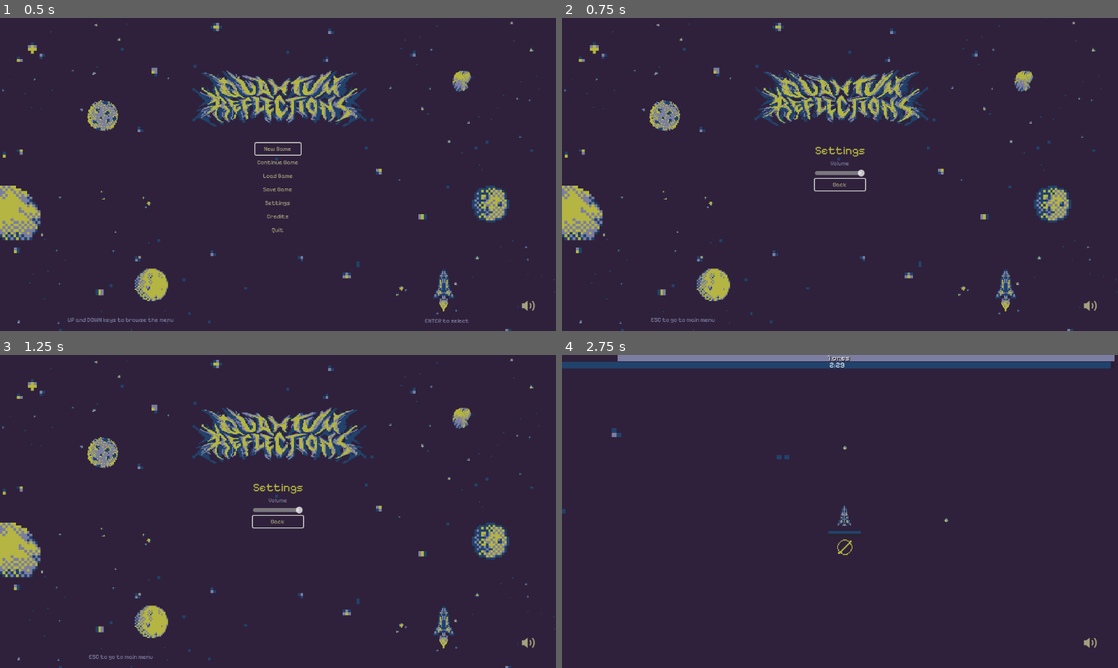
Above: before the commit, frames 1-4 (two rows, left to right).
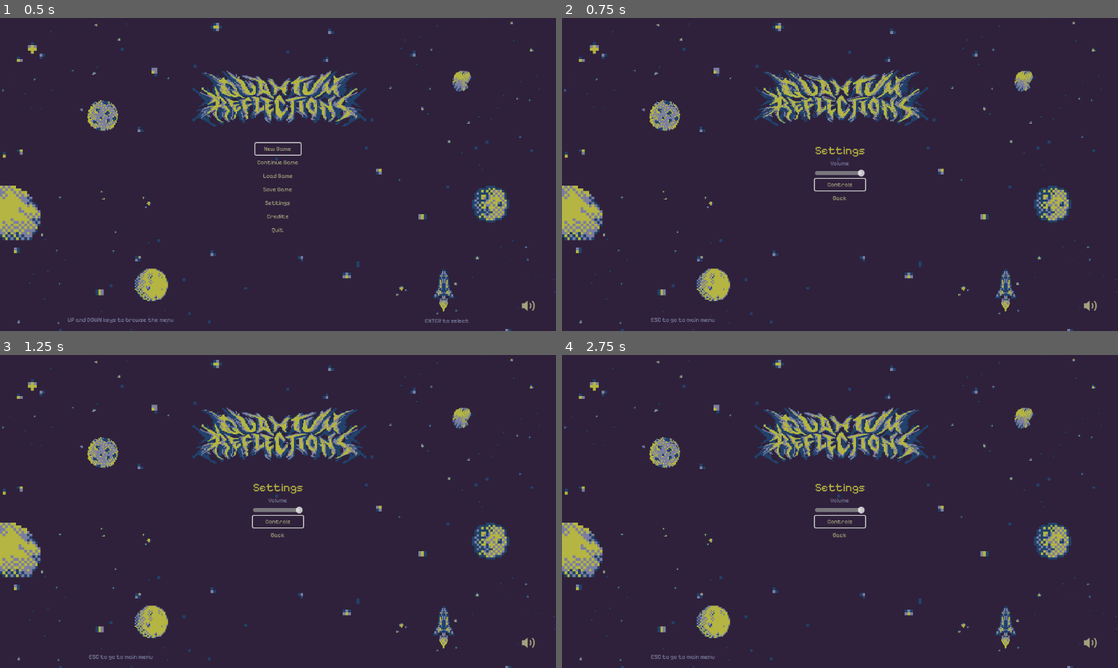
Above: after the commit, the same moments.

Repository: iparosds/Quantum-Reflections
Game: Godot game, scene res://scenes/menu.tscn
The game is run twice, just before and just after one commit, with the same random seed, the same clock (stepped at 60 frames per second) and the same inputs.
Inputs (mouse positions are in pixels of both pictures, inside the frame that each line leads up to):
- Up to frame 1 (0.5 s): no input
- Up to frame 2 (0.75 s): click "Settings" at 0.5 s
- Up to frame 3 (1.25 s): no input
- Up to frame 4 (2.75 s): click (840, 520) at 1.25 s, where only the run after the commit has a clickable "Controls"; click (840, 486) at 2 s, where only the run before the commit has a clickable "New Game"

Frame 1 is identical in both runs. In frame 2, less than 0.1% of the frame differs, in the area x 47-53%, y 52-59%; in frame 3, less than 0.1%; in frame 4, 11%, in the area x 0-100%, y 0-100%.

Commit message:
criar botão dentro de settings para usuário visualizar os atalhos [issue : #18]

Diff:
--- a/scenes/settings_menu.tscn
+++ b/scenes/settings_menu.tscn
@@ -140,11 +140,19 @@
 layout_mode = 2
 size_flags_vertical = 4
 focus_neighbor_top = NodePath("../Back")
-focus_neighbor_bottom = NodePath("../Back")
+focus_neighbor_bottom = NodePath("../ControlsButton")
 min_value = -45.0
 max_value = -15.0
 step = 2.0
 value = -15.0
+
+[node name="ControlsButton" type="Button" parent="MarginContainer/ButtonsContainer"]
+layout_mode = 2
+focus_neighbor_top = NodePath("../Volume")
+focus_neighbor_bottom = NodePath("../Back")
+theme = ExtResource("5_fb6cq")
+text = "Controls"
+flat = true
 
 [node name="Back" type="Button" parent="MarginContainer/ButtonsContainer"]
 layout_mode = 2
@@ -177,5 +185,6 @@
 [node name="SoundIcon" parent="." instance=ExtResource("10_2ctot")]
 
 [connection signal="value_changed" from="MarginContainer/ButtonsContainer/Volume" to="." method="_on_volume_value_changed"]
+[connection signal="pressed" from="MarginContainer/ButtonsContainer/ControlsButton" to="." method="_on_controls_button_pressed"]
 [connection signal="mouse_entered" from="MarginContainer/ButtonsContainer/Back" to="." method="_on_back_mouse_entered"]
 [connection signal="pressed" from="MarginContainer/ButtonsContainer/Back" to="." method="_on_back_pressed"]
--- a/scripts/settings_menu.gd
+++ b/scripts/settings_menu.gd
@@ -2,10 +2,10 @@
 
 @onready var volume: HSlider = $MarginContainer/ButtonsContainer/Volume
 @onready var back: Button = $MarginContainer/ButtonsContainer/Back
-
+@onready var controls_button: Button = $MarginContainer/ButtonsContainer/ControlsButton
 
 func _ready():
-	back.grab_focus()
+	controls_button.grab_focus()
 
 
 func _on_volume_pressed() -> void:
@@ -18,6 +18,10 @@
 
 func _on_volume_value_changed(value: float) -> void:
 	AudioServer.set_bus_volume_db(0,value)
+
+
+func _on_controls_button_pressed() -> void:
+	pass # Replace with function body.
 
 
 func _on_back_pressed() -> void:
